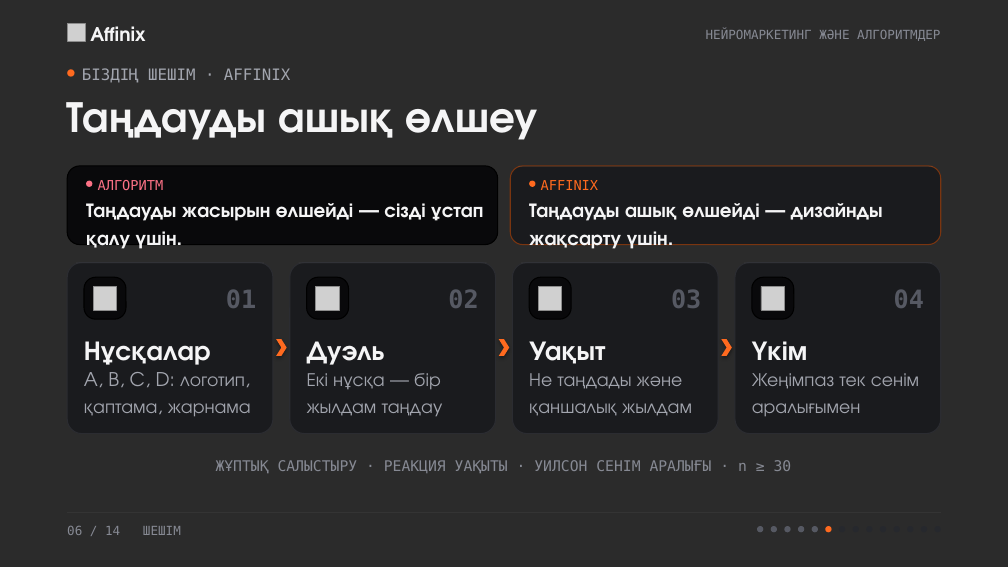
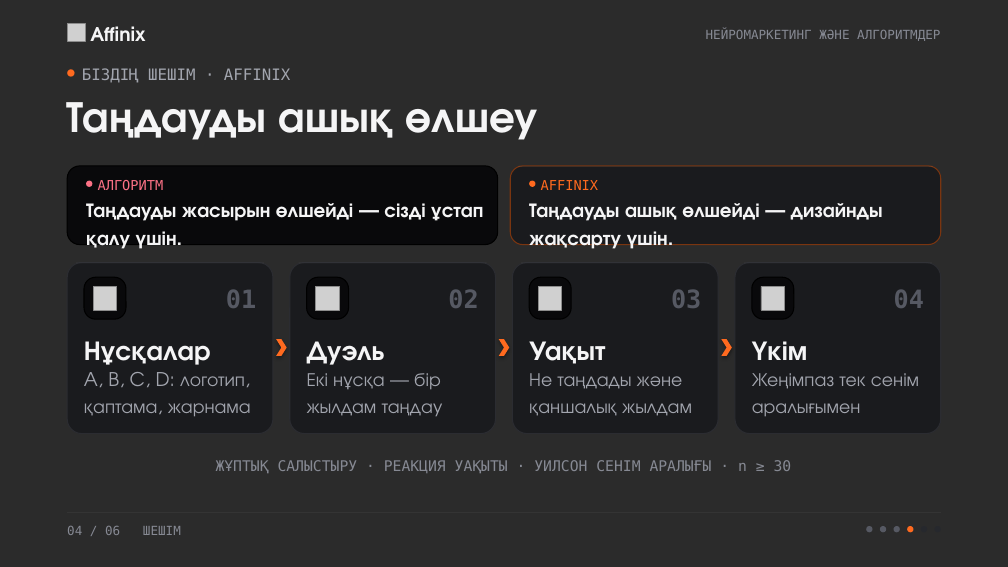
Before and after one commit to NUREKE178/affinix, a slide deck: slide 4 of presentation/neuromarketing/neuromarketing.pptx (slide 6 before the commit). Drawn at 1008x567 pixels with LibreOffice and Linux fonts; fonts in the diff are those of the drawing; grey boxes stand for pictures; background and template pictures are left out; a plain dark background stands for a picture behind light text. Boxes give left, top, right and bottom in pixels: in the first picture for what was removed or moved away, otherwise in the second. Text is boxed around its words. In the diff, an @@ line names an element or a change of style, - is before the commit and + after.

```diff
--- a/presentation/neuromarketing/neuromarketing.pptx
+++ b/presentation/neuromarketing/neuromarketing.pptx
@@ text at box(67, 526, 181, 535): text changed @@
-06 / 14 ШЕШІМ
+04 / 06 ШЕШІМ
@@ ellipse removed at box(757, 526, 763, 532) @@
@@ ellipse removed at box(771, 526, 777, 532) @@
@@ ellipse: place and size @@
-ellipse at box(812, 526, 818, 532)
+ellipse at box(867, 526, 873, 532)
@@ ellipse removed at box(867, 526, 873, 532) @@
@@ ellipse: place and size @@
-ellipse at box(799, 526, 805, 532)
+ellipse at box(880, 526, 886, 532)
@@ ellipse removed at box(880, 526, 886, 532) @@
@@ ellipse: place and size @@
-ellipse at box(785, 526, 791, 532)
+ellipse at box(894, 526, 900, 532)
@@ ellipse removed at box(894, 526, 900, 532) @@
@@ ellipse: place and size @@
-ellipse at box(826, 526, 832, 532)
+ellipse at box(907, 526, 913, 532)
@@ ellipse removed at box(907, 526, 913, 532) @@
```
Also in this commit, not shown: 12 other slides changed, 9 other files.
